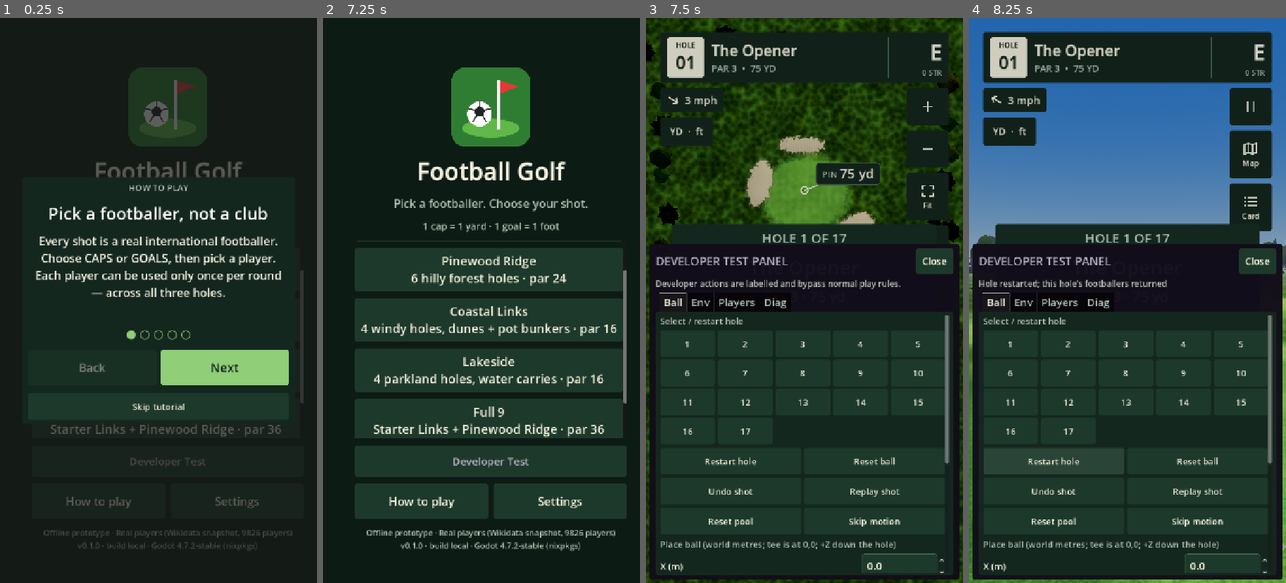
Above: before the commit, frames 1-4 (left to right).
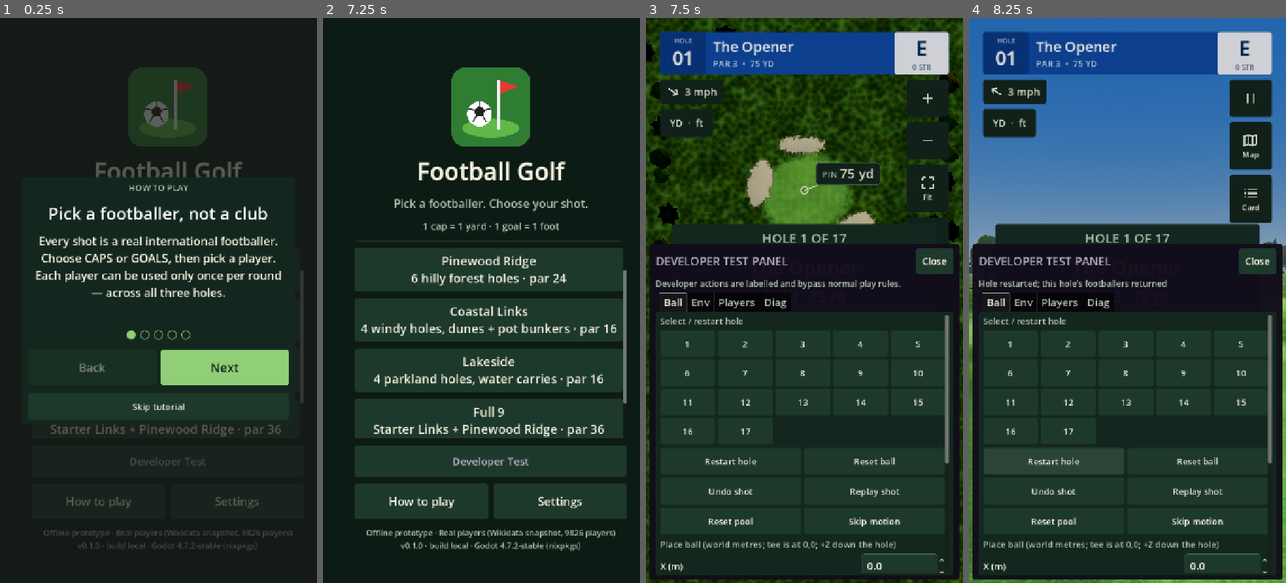
Above: after the commit, the same moments.

Repository: stester101/footgolf
Game: Godot game, scene res://scenes/main.tscn
Same seed, same stepped clock (60 frames per second), same inputs: the game is played once before the commit and once after it.
Inputs:
- Up to frame 1 (0.25 s): no input
- Up to frame 2 (7.25 s): click "Next" at 0.5 s; click "Next" at 1.25 s; click "Pinewood Ridge 6 hilly forest…" at 2 s; click "Lakeside 4 parkland holes, wa…" at 2.75 s; click "Grand Tour All 17 holes, ever…" at 3.5 s; click "Developer Test" at 4.25 s; click "Pinewood Ridge 6 hilly forest…" at 5 s; click "Lakeside 4 parkland holes, wa…" at 5.75 s; click "Let's play" at 6.5 s
- Up to frame 3 (7.5 s): click "Grand Tour All 17 holes, ever…" at 7.25 s
- Up to frame 4 (8.25 s): click "Restart hole" at 8 s

Frames 1-2 are identical in both runs. In frame 3, 9.3% of the frame differs, in the area x 4-96%, y 2-37%; in frame 4, 11%, in the area x 4-100%, y 2-95%.

Commit message:
Shot screen redesign in game: broadcast blue banner, white shot card, dark spin strip
Co-Authored-By: Claude Haiku 5.5 <noreply@anthropic.com>
Claude-Session: https://claude.ai/code/session_011RuWkb9gHBafNM578dq4MQ

Diff:
--- a/scripts/ui/game_ui.gd
+++ b/scripts/ui/game_ui.gd
@@ -77,6 +77,19 @@
 var _pin_value: Label
 var _toast: Label
 var _toast_t := 0.0
+var _card_dist: Label
+
+## Shot-screen design: broadcast-style blue banner, white shot card, dark spin strip.
+const C_BLUE := Color("#0E4BA8")
+const C_BLUE_DEEP := Color("#0A3A88")
+const C_BLUE_TEXT := Color("#C9D8F0")
+const C_CARD := Color("#F2F5FA")
+const C_CARD_DIM := Color("#E1E7F0")
+const C_NAVY := Color("#0B2A5E")
+const C_NAVY_MUTED := Color("#5B6A85")
+const C_GO := Color("#3FE07A")
+const C_GO_OFF := Color("#C5CCD8")
+const C_CHIP := Color(0.07, 0.10, 0.09, 0.84)
 var _target_dist_m := -1.0
 
 
@@ -190,49 +203,56 @@
 
 
 func _build_scoreboard() -> PanelContainer:
-	var p := _plate(PAD, 12)
-	var row := UiKit.hbox(PAD)
+	var p := PanelContainer.new()
+	p.add_theme_stylebox_override("panel", UiKit.box(C_BLUE, UiKit.RADIUS, 0))
+	p.mouse_filter = Control.MOUSE_FILTER_IGNORE
+	var row := UiKit.hbox(0)
+	row.mouse_filter = Control.MOUSE_FILTER_IGNORE
 	p.add_child(row)
-	# ivory hole-number block
+	# hole number on a deeper blue block
 	var block := PanelContainer.new()
-	block.add_theme_stylebox_override("panel", _flat_style(UiKit.C_TEXT))
-	block.custom_minimum_size = Vector2(84, 84)
+	block.add_theme_stylebox_override("panel", UiKit.box(C_BLUE_DEEP, UiKit.RADIUS, 0))
+	block.custom_minimum_size = Vector2(104, 96)
 	block.mouse_filter = Control.MOUSE_FILTER_IGNORE
 	var bv := UiKit.vbox(0)
 	bv.alignment = BoxContainer.ALIGNMENT_CENTER
 	bv.mouse_filter = Control.MOUSE_FILTER_IGNORE
-	bv.add_child(_tag("HOLE", 16, UiKit.C_ACTION_TEXT, HORIZONTAL_ALIGNMENT_CENTER))
-	_hole_num = _num("01", 40, UiKit.C_ACTION_TEXT, HORIZONTAL_ALIGNMENT_CENTER)
+	bv.add_child(_tag("HOLE", 15, C_BLUE_TEXT, HORIZONTAL_ALIGNMENT_CENTER))
+	_hole_num = _num("01", 42, Color.WHITE, HORIZONTAL_ALIGNMENT_CENTER)
 	_hole_num.add_theme_font_override("font", UiKit.font_semi())
 	bv.add_child(_hole_num)
 	block.add_child(bv)
 	row.add_child(block)
+	var mid_m := MarginContainer.new()
+	UiKit.expand(mid_m)
+	mid_m.add_theme_constant_override("margin_left", 16)
+	mid_m.mouse_filter = Control.MOUSE_FILTER_IGNORE
 	var mid := UiKit.vbox(2)
-	UiKit.expand(mid)
 	mid.alignment = BoxContainer.ALIGNMENT_CENTER
 	mid.mouse_filter = Control.MOUSE_FILTER_IGNORE
-	_hole_name = UiKit.label("", 34)
+	_hole_name = UiKit.label("", 32, Color.WHITE)
 	_hole_name.add_theme_font_override("font", UiKit.font_semi())
 	_hole_name.text_overrun_behavior = TextServer.OVERRUN_TRIM_ELLIPSIS
 	mid.add_child(_hole_name)
-	_hole_sub = _num("", 21, UiKit.C_MUTED)
+	_hole_sub = _num("", 20, C_BLUE_TEXT)
 	mid.add_child(_hole_sub)
-	row.add_child(mid)
-	var div := ColorRect.new()
-	div.color = UiKit.C_DIVIDER
-	div.custom_minimum_size = Vector2(2, 64)
-	div.mouse_filter = Control.MOUSE_FILTER_IGNORE
-	row.add_child(div)
+	mid_m.add_child(mid)
+	row.add_child(mid_m)
+	# round score on a white tile
+	var tile := PanelContainer.new()
+	tile.add_theme_stylebox_override("panel", UiKit.box(C_CARD, UiKit.RADIUS, 0))
+	tile.custom_minimum_size = Vector2(124, 96)
+	tile.mouse_filter = Control.MOUSE_FILTER_IGNORE
 	var right := UiKit.vbox(0)
 	right.alignment = BoxContainer.ALIGNMENT_CENTER
-	right.custom_minimum_size.x = 104
 	right.mouse_filter = Control.MOUSE_FILTER_IGNORE
-	_round_score = _num("E", 48, Color("#FBF6E9"), HORIZONTAL_ALIGNMENT_RIGHT)
+	_round_score = _num("E", 46, C_NAVY, HORIZONTAL_ALIGNMENT_CENTER)
 	_round_score.add_theme_font_override("font", UiKit.font_semi())
 	right.add_child(_round_score)
-	_round_sub = _num("", 17, UiKit.C_MUTED, HORIZONTAL_ALIGNMENT_RIGHT)
+	_round_sub = _num("", 16, C_NAVY_MUTED, HORIZONTAL_ALIGNMENT_CENTER)
 	right.add_child(_round_sub)
-	row.add_child(right)
+	tile.add_child(right)
+	row.add_child(tile)
 	return p
 
 
@@ -308,61 +328,106 @@
 
 
 func _build_shot_controls() -> VBoxContainer:
-	var v := UiKit.vbox(GAP)
+	var v := UiKit.vbox(8)
 	v.mouse_filter = Control.MOUSE_FILTER_IGNORE
-	# 1. small lie / shot label above the controls
-	var lie_row := UiKit.hbox(GAP)
-	lie_row.mouse_filter = Control.MOUSE_FILTER_IGNORE
-	var lie := _plate(14, 8)
-	lie.mouse_filter = Control.MOUSE_FILTER_IGNORE
-	var lv := UiKit.vbox(0)
-	lv.mouse_filter = Control.MOUSE_FILTER_IGNORE
-	_lie_label = _tag("", 20, UiKit.C_TEXT)
-	lv.add_child(_lie_label)
-	_lie_hint = UiKit.label("", 17, UiKit.C_MUTED)
-	lv.add_child(_lie_hint)
-	lie.add_child(lv)
-	lie_row.add_child(lie)
-	v.add_child(lie_row)
-	# 2. Distance source and ball movement are separate choices in one compact strip.
-	var strip := _plate(4, 4)
-	var sr := UiKit.hbox(0)
-	strip.add_child(sr)
-	var group := ButtonGroup.new()
-	_caps_btn = _mode_btn("CAPS", group, "mode_caps", func() -> void: session.set_mode(ShotTypes.Mode.CAPS))
-	_goals_btn = _mode_btn("GOALS", group, "mode_goals", func() -> void: session.set_mode(ShotTypes.Mode.GOALS))
-	var style_group := ButtonGroup.new()
-	_flight_btn = _mode_btn("FLIGHT", style_group, "style_flight", func() -> void: session.set_style(ShotTypes.Style.FLIGHT))
-	_roll_btn = _mode_btn("ROLL", style_group, "style_roll", func() -> void: session.set_style(ShotTypes.Style.ROLL))
-	sr.add_child(_caps_btn)
-	sr.add_child(_goals_btn)
-	var divider := VSeparator.new()
-	divider.custom_minimum_size.x = 8
-	sr.add_child(divider)
-	sr.add_child(_flight_btn)
-	sr.add_child(_roll_btn)
-	v.add_child(strip)
-	# 3. separate footballer row: flag, name, country, swap icon
+	# 1. dark strip: spin dial, readout, trajectory, skip
+	var dark := _plate(12, 8, C_CHIP)
+	var dr := UiKit.hbox(GAP)
+	dr.mouse_filter = Control.MOUSE_FILTER_IGNORE
+	_spin_box = UiKit.hbox(GAP)
+	_spin_box.mouse_filter = Control.MOUSE_FILTER_IGNORE
+	_spin = SpinControl.new()
+	_spin.spin_changed.connect(func(val: float) -> void: session.set_spin(val))
+	_spin.size_flags_vertical = Control.SIZE_SHRINK_CENTER
+	_spin_box.add_child(_spin)
+	_spin_label = _num("NO SPIN", 20, UiKit.C_TEXT, HORIZONTAL_ALIGNMENT_CENTER)
+	_spin_label.add_theme_font_override("font", UiKit.font_semi())
+	_spin_label.size_flags_horizontal = Control.SIZE_EXPAND_FILL
+	_spin_box.add_child(_spin_label)
+	_traj_btn = Button.new()
+	_traj_btn.custom_minimum_size = Vector2(124, 72)
+	_traj_btn.size_flags_vertical = Control.SIZE_SHRINK_CENTER
+	_traj_btn.focus_mode = Control.FOCUS_ALL
+	_traj_btn.set_meta("ui_id", "trajectory")
+	_traj_btn.set("accessibility_name", "Trajectory")
+	_traj_btn.tooltip_text = "Trajectory: tap to cycle Punch, Low, Standard, High"
+	for st in ["normal", "hover"]:
+		_traj_btn.add_theme_stylebox_override(st, _flat_style(UiKit.C_RAISED))
+	_traj_btn.add_theme_stylebox_override("pressed", _flat_style(UiKit.C_SELECTED))
+	_traj_btn.add_theme_font_size_override("font_size", 19)
+	_traj_btn.add_theme_font_override("font", UiKit.font_semi())
+	_traj_btn.add_theme_color_override("font_color", UiKit.C_TEXT)
+	_traj_btn.add_theme_color_override("font_hover_color", UiKit.C_TEXT)
+	_traj_btn.add_theme_color_override("font_pressed_color", UiKit.C_TEXT)
+	_traj_btn.pressed.connect(func() -> void: session.cycle_trajectory())
+	_spin_box.add_child(_traj_btn)
+	dr.add_child(_spin_box)
+	_skip_btn = UiKit.button("Skip", func() -> void: session.skip_motion(), 72, 22)
+	_skip_btn.custom_minimum_size.x = 130
+	_skip_btn.set_meta("ui_id", "skip")
+	_skip_btn.visible = false
+	dr.add_child(_skip_btn)
+	dark.add_child(dr)
+	v.add_child(dark)
+	# 2. white shot card: tee tag and distance, switches, footballer, take shot
+	var card := PanelContainer.new()
+	card.add_theme_stylebox_override("panel", UiKit.box(C_CARD, 18, 18))
+	card.mouse_filter = Control.MOUSE_FILTER_STOP
+	var cv := UiKit.vbox(10)
+	cv.mouse_filter = Control.MOUSE_FILTER_IGNORE
+	var top := UiKit.hbox(12)
+	top.mouse_filter = Control.MOUSE_FILTER_IGNORE
+	var tl := UiKit.vbox(0)
+	UiKit.expand(tl)
+	tl.mouse_filter = Control.MOUSE_FILTER_IGNORE
+	_lie_label = _tag("", 19, C_NAVY_MUTED)
+	tl.add_child(_lie_label)
+	_lie_hint = UiKit.label("", 16, C_NAVY_MUTED)
+	tl.add_child(_lie_hint)
+	top.add_child(tl)
+	_card_dist = _num("", 44, C_NAVY, HORIZONTAL_ALIGNMENT_RIGHT)
+	_card_dist.add_theme_font_override("font", UiKit.font_semi())
+	top.add_child(_card_dist)
+	cv.add_child(top)
+	var seg := UiKit.hbox(6)
+	seg.mouse_filter = Control.MOUSE_FILTER_IGNORE
+	var g := ButtonGroup.new()
+	_caps_btn = _seg_btn("CAPS", g, "mode_caps", func() -> void: session.set_mode(ShotTypes.Mode.CAPS))
+	_goals_btn = _seg_btn("GOALS", g, "mode_goals", func() -> void: session.set_mode(ShotTypes.Mode.GOALS))
+	var g2 := ButtonGroup.new()
+	_flight_btn = _seg_btn("FLIGHT", g2, "style_flight", func() -> void: session.set_style(ShotTypes.Style.FLIGHT))
+	_roll_btn = _seg_btn("ROLL", g2, "style_roll", func() -> void: session.set_style(ShotTypes.Style.ROLL))
+	seg.add_child(_caps_btn)
+	seg.add_child(_goals_btn)
+	var sep := ColorRect.new()
+	sep.color = C_NAVY_MUTED
+	sep.custom_minimum_size = Vector2(2, 40)
+	sep.mouse_filter = Control.MOUSE_FILTER_IGNORE
+	seg.add_child(sep)
+	seg.add_child(_flight_btn)
+	seg.add_child(_roll_btn)
+	cv.add_child(seg)
+	# footballer row
 	_player_btn = Button.new()
-	_player_btn.custom_minimum_size = Vector2(0, 100)
+	_player_btn.custom_minimum_size = Vector2(0, 84)
 	_player_btn.focus_mode = Control.FOCUS_ALL
 	_player_btn.set_meta("ui_id", "player_row")
 	_player_btn.tooltip_text = "Choose footballer"
 	_player_btn.set("accessibility_name", "Choose footballer")
 	for st in ["normal", "hover"]:
-		_player_btn.add_theme_stylebox_override(st, _flat_style(UiKit.C_SURFACE))
-	_player_btn.add_theme_stylebox_override("pressed", _flat_style(UiKit.C_SELECTED))
-	_player_btn.add_theme_stylebox_override("disabled", _flat_style(UiKit.C_SURFACE.darkened(0.1)))
+		_player_btn.add_theme_stylebox_override(st, UiKit.box(C_CARD_DIM, 12, 0))
+	_player_btn.add_theme_stylebox_override("pressed", UiKit.box(Color("#CBD4E2"), 12, 0))
+	_player_btn.add_theme_stylebox_override("disabled", UiKit.box(C_CARD_DIM, 12, 0))
 	_player_btn.pressed.connect(show_picker)
 	var pm := MarginContainer.new()
 	pm.set_anchors_and_offsets_preset(Control.PRESET_FULL_RECT)
 	pm.mouse_filter = Control.MOUSE_FILTER_IGNORE
 	for side in ["left", "right"]:
-		pm.add_theme_constant_override("margin_" + side, 18)
-	var pr := UiKit.hbox(16)
+		pm.add_theme_constant_override("margin_" + side, 16)
+	var pr := UiKit.hbox(14)
 	pr.mouse_filter = Control.MOUSE_FILTER_IGNORE
 	_player_flag = TextureRect.new()
-	_player_flag.custom_minimum_size = Vector2(56, 38)
+	_player_flag.custom_minimum_size = Vector2(52, 36)
 	_player_flag.expand_mode = TextureRect.EXPAND_IGNORE_SIZE
 	_player_flag.stretch_mode = TextureRect.STRETCH_KEEP_ASPECT_CENTERED
 	_player_flag.size_flags_vertical = Control.SIZE_SHRINK_CENTER
@@ -372,82 +437,75 @@
 	UiKit.expand(pv)
 	pv.alignment = BoxContainer.ALIGNMENT_CENTER
 	pv.mouse_filter = Control.MOUSE_FILTER_IGNORE
-	_player_name = UiKit.label("", 32)
+	_player_name = UiKit.label("", 28, C_NAVY)
 	_player_name.add_theme_font_override("font", UiKit.font_semi())
 	_player_name.text_overrun_behavior = TextServer.OVERRUN_TRIM_ELLIPSIS
 	pv.add_child(_player_name)
-	_player_sub = _num("", 21, UiKit.C_MUTED)
+	_player_sub = _num("", 19, C_NAVY_MUTED)
 	_player_sub.text_overrun_behavior = TextServer.OVERRUN_TRIM_ELLIPSIS
 	pv.add_child(_player_sub)
 	pr.add_child(pv)
-	var swap := LineIcon.make("swap", 38, UiKit.C_TEXT)
+	var swap := LineIcon.make("swap", 34, C_NAVY)
 	swap.size_flags_vertical = Control.SIZE_SHRINK_CENTER
 	pr.add_child(swap)
 	pm.add_child(pr)
 	_player_btn.add_child(pm)
-	v.add_child(_player_btn)
-	# 4. spin control lower left, ivory Take shot lower right
-	var br := UiKit.hbox(GAP)
-	br.mouse_filter = Control.MOUSE_FILTER_IGNORE
-	_spin_box = UiKit.hbox(GAP)
-	_spin_box.mouse_filter = Control.MOUSE_FILTER_IGNORE
-	_spin = SpinControl.new()
-	_spin.spin_changed.connect(func(val: float) -> void: session.set_spin(val))
-	_spin.size_flags_vertical = Control.SIZE_SHRINK_CENTER
-	_spin_box.add_child(_spin)
-	var sl := _plate(14, 10)
-	sl.custom_minimum_size = Vector2(132, 0)
-	sl.size_flags_vertical = Control.SIZE_SHRINK_CENTER
-	_spin_label = _num("NO SPIN", 20, UiKit.C_TEXT, HORIZONTAL_ALIGNMENT_CENTER)
-	_spin_label.add_theme_font_override("font", UiKit.font_semi())
-	sl.add_child(_spin_label)
-	_spin_box.add_child(sl)
-	# Flight trajectory: tap to cycle Punch / Low / Standard / High; resets after each shot
-	_traj_btn = Button.new()
-	_traj_btn.custom_minimum_size = Vector2(132, 84)
-	_traj_btn.size_flags_vertical = Control.SIZE_SHRINK_CENTER
-	_traj_btn.focus_mode = Control.FOCUS_ALL
-	_traj_btn.set_meta("ui_id", "trajectory")
-	_traj_btn.set("accessibility_name", "Trajectory")
-	_traj_btn.tooltip_text = "Trajectory: tap to cycle Punch, Low, Standard, High"
-	for st in ["normal", "hover"]:
-		_traj_btn.add_theme_stylebox_override(st, _flat_style(UiKit.C_SURFACE))
-	_traj_btn.add_theme_stylebox_override("pressed", _flat_style(UiKit.C_SELECTED))
-	_traj_btn.add_theme_font_size_override("font_size", 19)
-	_traj_btn.add_theme_font_override("font", UiKit.font_semi())
-	_traj_btn.add_theme_color_override("font_color", UiKit.C_TEXT)
-	_traj_btn.add_theme_color_override("font_hover_color", UiKit.C_TEXT)
-	_traj_btn.add_theme_color_override("font_pressed_color", UiKit.C_TEXT)
-	_traj_btn.pressed.connect(func() -> void: session.cycle_trajectory())
-	_spin_box.add_child(_traj_btn)
-	br.add_child(_spin_box)
-	_skip_btn = UiKit.button("Skip", func() -> void: session.skip_motion(), 96, 24)
-	_skip_btn.custom_minimum_size.x = 150
-	_skip_btn.set_meta("ui_id", "skip")
-	_skip_btn.visible = false
-	br.add_child(_skip_btn)
+	cv.add_child(_player_btn)
+	# take shot: full-width green bar
 	_shot_btn = UiKit.primary(Button.new())
-	_shot_btn.custom_minimum_size = Vector2(0, 100)
-	UiKit.expand(_shot_btn)
+	_shot_btn.custom_minimum_size = Vector2(0, 84)
 	_shot_btn.focus_mode = Control.FOCUS_ALL
 	_shot_btn.set_meta("ui_id", "take_shot")
 	_shot_btn.set("accessibility_name", "Take shot")
+	_shot_btn.add_theme_stylebox_override("normal", UiKit.box(C_GO, 12, 0))
+	_shot_btn.add_theme_stylebox_override("hover", UiKit.box(C_GO.lightened(0.08), 12, 0))
+	_shot_btn.add_theme_stylebox_override("pressed", UiKit.box(C_GO.darkened(0.12), 12, 0))
+	_shot_btn.add_theme_stylebox_override("hover_pressed", UiKit.box(C_GO.darkened(0.12), 12, 0))
+	_shot_btn.add_theme_stylebox_override("disabled", UiKit.box(C_GO_OFF, 12, 0))
 	_shot_btn.pressed.connect(_on_take_shot)
 	var sc := CenterContainer.new()
 	sc.set_anchors_and_offsets_preset(Control.PRESET_FULL_RECT)
 	sc.mouse_filter = Control.MOUSE_FILTER_IGNORE
 	var sh := UiKit.hbox(12)
 	sh.mouse_filter = Control.MOUSE_FILTER_IGNORE
-	_shot_label = UiKit.label("Take shot", 29, UiKit.C_ACTION_TEXT)
+	_shot_label = UiKit.label("Take shot", 30, UiKit.C_ACTION_TEXT)
 	_shot_label.add_theme_font_override("font", UiKit.font_semi())
 	sh.add_child(_shot_label)
-	_shot_icon = LineIcon.make("arrow_right", 34, UiKit.C_ACTION_TEXT)
+	_shot_icon = LineIcon.make("arrow_right", 32, UiKit.C_ACTION_TEXT)
 	sh.add_child(_shot_icon)
 	sc.add_child(sh)
 	_shot_btn.add_child(sc)
-	br.add_child(_shot_btn)
-	v.add_child(br)
+	cv.add_child(_shot_btn)
+	card.add_child(cv)
+	v.add_child(card)
 	return v
+
+
+## Segment button for the white shot card: light when idle, navy when selected.
+func _seg_btn(text: String, group: ButtonGroup, ui_id: String, cb: Callable) -> Button:
+	var b := Button.new()
+	b.text = text
+	b.toggle_mode = true
+	b.button_group = group
+	b.focus_mode = Control.FOCUS_ALL
+	b.custom_minimum_size = Vector2(0, 52)
+	b.size_flags_horizontal = Control.SIZE_EXPAND_FILL
+	b.add_theme_font_size_override("font_size", 22)
+	b.add_theme_font_override("font", UiKit.font_semi())
+	b.add_theme_stylebox_override("normal", UiKit.box(C_CARD_DIM, 12, 0))
+	b.add_theme_stylebox_override("hover", UiKit.box(Color("#D3DBE8"), 12, 0))
+	b.add_theme_stylebox_override("pressed", UiKit.box(C_NAVY, 12, 0))
+	b.add_theme_stylebox_override("hover_pressed", UiKit.box(C_NAVY, 12, 0))
+	b.add_theme_stylebox_override("disabled", UiKit.box(Color("#E9EDF3"), 12, 0))
+	b.add_theme_color_override("font_color", C_NAVY_MUTED)
+	b.add_theme_color_override("font_hover_color", C_NAVY)
+	b.add_theme_color_override("font_pressed_color", Color.WHITE)
+	b.add_theme_color_override("font_hover_pressed_color", Color.WHITE)
+	b.add_theme_color_override("font_disabled_color", Color("#9AA5B8"))
+	b.set_meta("ui_id", ui_id)
+	b.set("accessibility_name", text)
+	b.pressed.connect(cb)
+	return b
 
 
 func _mode_btn(text: String, group: ButtonGroup, ui_id: String, cb: Callable) -> Button:
@@ -603,6 +661,7 @@
 	var neutral := hint.contains("neutral") and hint.contains("normal")
 	_lie_hint.text = "" if neutral else hint
 	_lie_hint.visible = not neutral
+	_card_dist.text = Units.fmt_len(session.distance_to_pin_m())
 	if lie == Surface.Type.GREEN and h != null:
 		var sl := h.normal_at(session.ball_pos.x, session.ball_pos.z)
 		var pct := Vector2(sl.x, sl.z).length() / maxf(sl.y, 0.01) * 100.0
